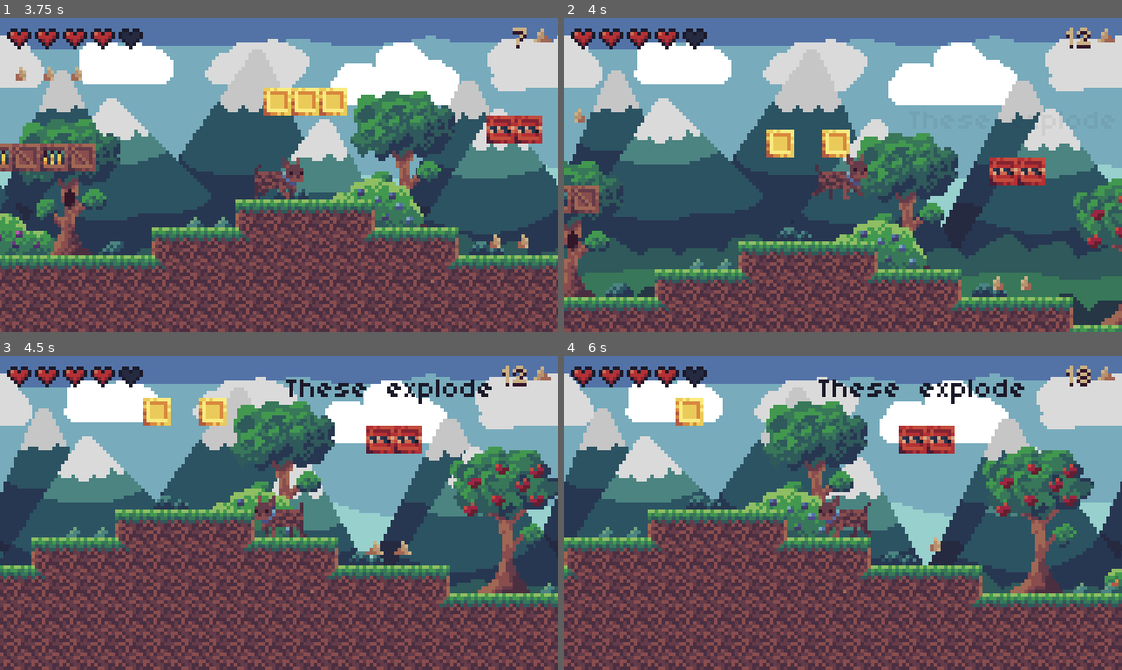
Above: before the commit, frames 1-4 (two rows, left to right).
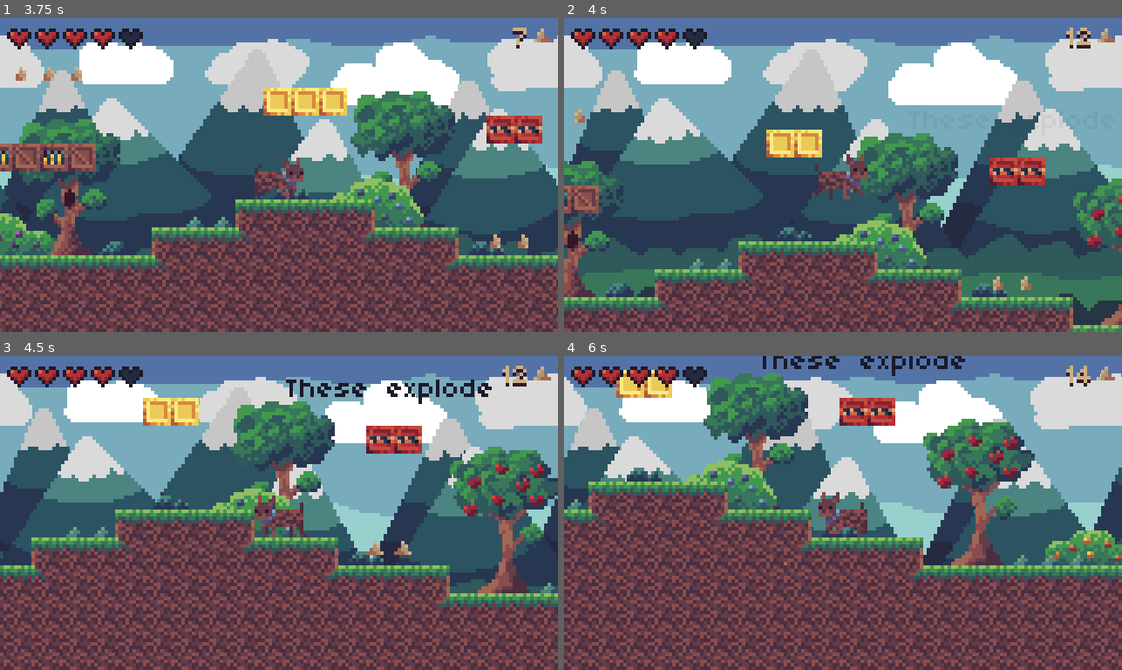
Above: after the commit, the same moments.

Repository: endercat126/pog-dog-simulator
Game: Godot game, scene res://levels/DEMO/DemoLevel2.tscn
Two runs of this game, one before a commit and one after it. Both use one fixed random seed, a clock stepped at 60 frames per second and the inputs below. This scene is started directly instead of the project's main scene. Sound files missing from this copy of the repository are replaced by a short silence.
Inputs:
- Up to frame 1 (3.75 s): hold Right (world_right) 0.53-2.03 s; tap Space (world_jump) at 0.77, 1.52, 3.02 s; hold Left (world_left) 2.03-2.78 s; hold Right (world_right) from 2.78 s (still down)
- Up to frame 2 (4 s): keep holding Right (world_right); tap Space (world_jump) at 3.77 s
- Up to frame 3 (4.5 s): release Right (world_right) at 4.28 s; hold Left (world_left) from 4.28 s (still down)
- Up to frame 4 (6 s): tap Space (world_jump) at 4.52 s; release Left (world_left) at 5.03 s; hold Right (world_right) 5.03-5.78 s; hold Left (world_left) from 5.78 s (still down)

Frame 1 is identical in both runs. In frame 2, 0.9% of the frame differs, in the area x 41-52%, y 35-45%; in frame 3, 0.9%; in frame 4, 59%, in the area x 0-100%, y 0-100%.

Commit message:
fix missing scene dependencies

Diff:
--- a/levels/DEMO/DemoLevel1.tscn
+++ b/levels/DEMO/DemoLevel1.tscn
@@ -13,7 +13,7 @@
 [ext_resource path="res://scripts/HealthBar.gd" type="Script" id=11]
 [ext_resource path="res://sprites/objects/chip.png" type="Texture" id=12]
 [ext_resource path="res://prefabs/Bee.tscn" type="PackedScene" id=13]
-[ext_resource path="res://Scripts/Void.gd" type="Script" id=14]
+[ext_resource path="res://scripts/Void.gd" type="Script" id=14]
 [ext_resource path="res://prefabs/Flag.tscn" type="PackedScene" id=15]
 [ext_resource path="res://prefabs/Tree.tscn" type="PackedScene" id=16]
 [ext_resource path="res://prefabs/Bush.tscn" type="PackedScene" id=17]
--- a/levels/DEMO/DemoLevel2.tscn
+++ b/levels/DEMO/DemoLevel2.tscn
@@ -13,7 +13,7 @@
 [ext_resource path="res://scripts/HealthBar.gd" type="Script" id=11]
 [ext_resource path="res://sprites/objects/chip.png" type="Texture" id=12]
 [ext_resource path="res://prefabs/Bee.tscn" type="PackedScene" id=13]
-[ext_resource path="res://Scripts/Void.gd" type="Script" id=14]
+[ext_resource path="res://scripts/Void.gd" type="Script" id=14]
 [ext_resource path="res://prefabs/Flag.tscn" type="PackedScene" id=15]
 [ext_resource path="res://prefabs/Tree.tscn" type="PackedScene" id=16]
 [ext_resource path="res://prefabs/Bush.tscn" type="PackedScene" id=17]
--- a/levels/DEMO/DemoLevel3.tscn
+++ b/levels/DEMO/DemoLevel3.tscn
@@ -12,7 +12,7 @@
 [ext_resource path="res://scripts/HealthBar.gd" type="Script" id=11]
 [ext_resource path="res://sprites/objects/chip.png" type="Texture" id=12]
 [ext_resource path="res://prefabs/Bee.tscn" type="PackedScene" id=13]
-[ext_resource path="res://Scripts/Void.gd" type="Script" id=14]
+[ext_resource path="res://scripts/Void.gd" type="Script" id=14]
 [ext_resource path="res://prefabs/Flag.tscn" type="PackedScene" id=15]
 [ext_resource path="res://prefabs/Tree.tscn" type="PackedScene" id=16]
 [ext_resource path="res://prefabs/Bush.tscn" type="PackedScene" id=17]
--- a/levels/TestLevel.tscn
+++ b/levels/TestLevel.tscn
@@ -12,7 +12,7 @@
 [ext_resource path="res://scripts/HealthBar.gd" type="Script" id=14]
 [ext_resource path="res://scripts/Tilemap.gd" type="Script" id=15]
 [ext_resource path="res://prefabs/Spike.tscn" type="PackedScene" id=17]
-[ext_resource path="res://sprites/chip.png" type="Texture" id=19]
+[ext_resource path="res://sprites/objects/chip.png" type="Texture" id=19]
 [ext_resource path="res://font/TinyUnicode.tres" type="DynamicFont" id=20]
 [ext_resource path="res://scripts/ChipCount.gd" type="Script" id=21]
 [ext_resource path="res://prefabs/Fade.tscn" type="PackedScene" id=23]
--- a/prefabs/Background.tscn
+++ b/prefabs/Background.tscn
@@ -1,7 +1,7 @@
 [gd_scene load_steps=4 format=2]
 
-[ext_resource path="res://sprites/background.png" type="Texture" id=1]
-[ext_resource path="res://sprites/sun.png" type="Texture" id=2]
+[ext_resource path="res://sprites/backgrounds/menu.png" type="Texture" id=1]
+[ext_resource path="res://sprites/backgrounds/sun.png" type="Texture" id=2]
 [ext_resource path="res://scripts/Background.gd" type="Script" id=3]
 
 [node name="ParallaxBackground" type="ParallaxBackground"]
